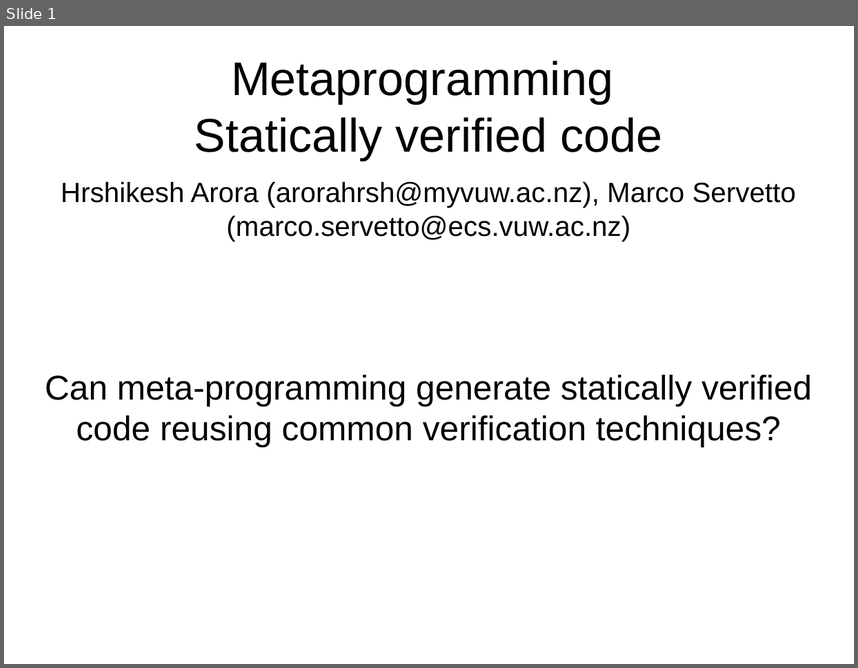
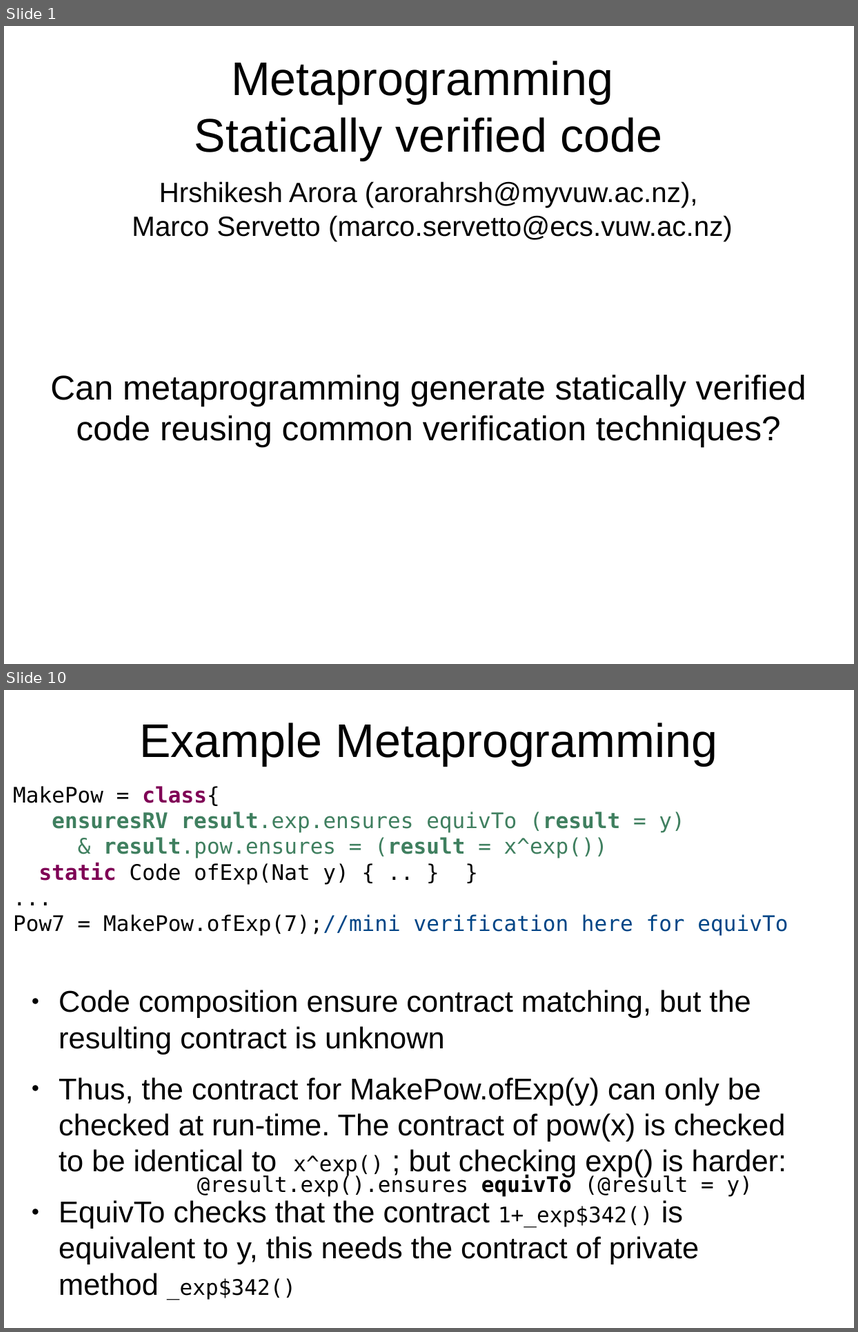
Before and after one commit to ElvisResearchGroup/L42, a slide deck: Main/papers/Sapling2/Slides.odp. Shown one above the other, each under a label of ours: slide 1 before the commit, slides 1 and 10 after it; the slides between them are not shown. The pictures are 858x668 and 858x1332 pixels, drawn with LibreOffice and Linux fonts; fonts in the diff are those of the drawing. Boxes give left, top, right and bottom in pixels: in the first picture for what was removed or moved away, otherwise in the second. Text is boxed around its words. In the diff, an @@ line names an element or a change of style, - is before the commit and + after.

```diff
--- a/Main/papers/Sapling2/Slides.odp
+++ b/Main/papers/Sapling2/Slides.odp
@@ slide 10 added at <box>4,690,854,1328</box>, background #FFFFFF @@
@@ title added at <box>139,722,718,765</box>, 44 pt, text #000000 @@
+Example Metaprogramming
@@ text added at <box>13,786,788,936</box>, 20 pt, text #3F7F5F @@
+MakePow = class{
+ensuresRV result.exp.ensures equivTo (result = y)
+& result.pow.ensures = (result = x^exp())
+static Code ofExp(Nat y) { .. } }
+...
+Pow7 = MakePow.ofExp(7);//mini verification here for equivTo
@@ text added at <box>59,989,787,1299</box>, 28 pt, text #000000 @@
+● Code composition ensure contract matching, but the resulting contract is unknown
+● Thus, the contract for MakePow.ofExp(y) can only be checked at run-time. The contract of pow(x) is checked to be identical to x^exp() ; but checking exp() is harder:
+● EquivTo checks that the contract 1+_exp$342() is equivalent to y, this needs the contract of private method _exp$342()
@@ text added at <box>197,1174,753,1196</box>, 20 pt, text #000000 @@
+@result.exp().ensures equivTo (@result = y)
@@ slide 1 changed as well @@
@@ subtitle "Hrshikesh Arora (arorahrsh@myvuw.ac.nz), Marco Servetto ..." rewrapped from <box>61,181,796,241</box> to <box>132,181,733,241</box> @@
@@ text at <box>50,374,806,447</box>: text changed @@
-Can meta-programming generate statically verified code reusing common verification techniques?
+Can metaprogramming generate statically verified code reusing common verification techniques?
```
Also in this commit, not shown: 1 other slide changed, 9 other slides added, 4 slides removed, 1 other file.
